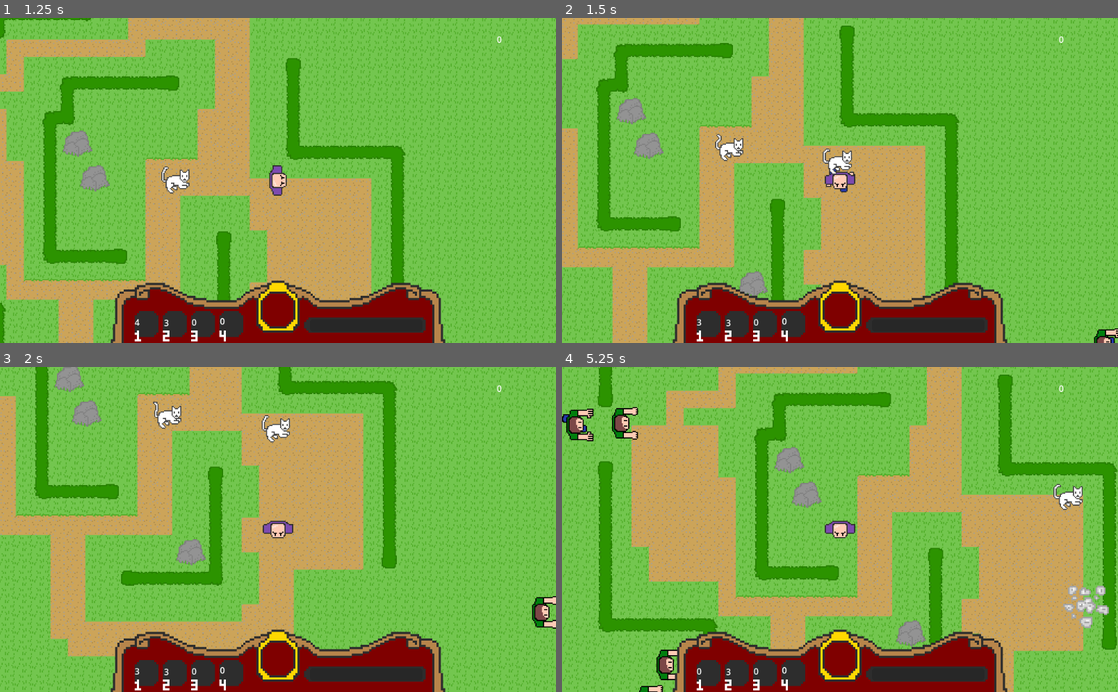
Above: before the commit, frames 1-4 (two rows, left to right).
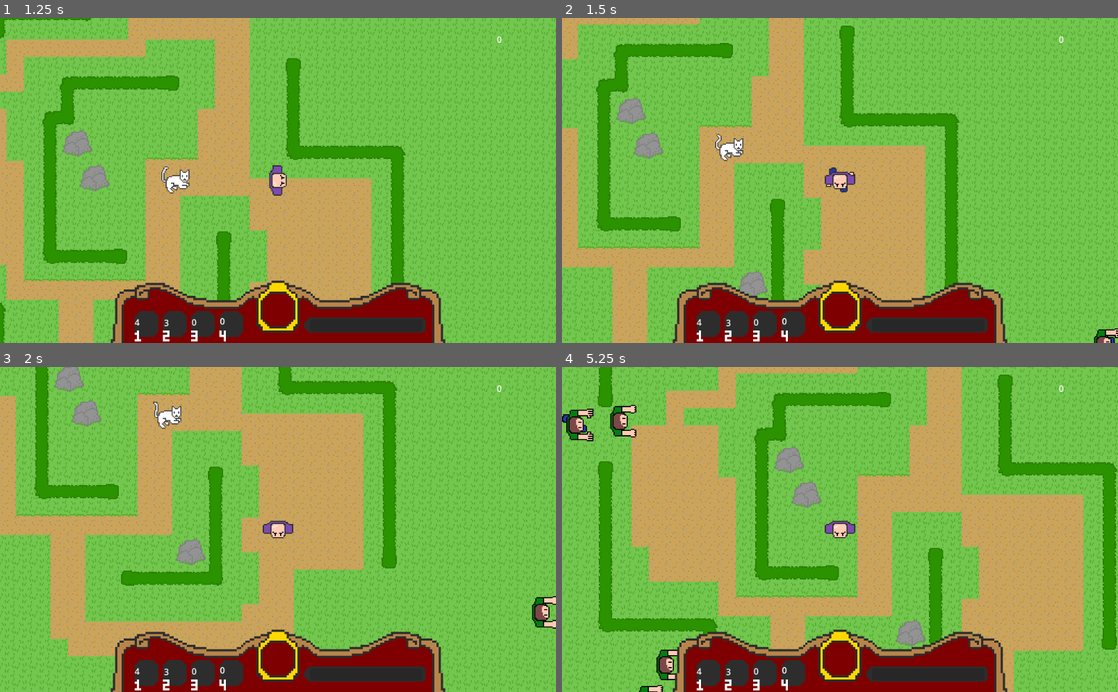
Above: after the commit, the same moments.

Repository: JessicaCC-gd/GGJ2024-2_4_1
Game: Godot game, scene res://level.tscn
The game is run twice, just before and just after one commit, with the same random seed, the same clock (stepped at 60 frames per second) and the same inputs.
Inputs:
- Up to frame 1 (1.25 s): tap Enter at 0.5 s; hold Right (move_right) from 0.53 s (still down); tap 1 (action_1) at 0.6 s
- Up to frame 2 (1.5 s): release Right (move_right) at 1.28 s; hold Down (move_down) from 1.28 s (still down); tap 1 (action_1) at 1.35 s
- Up to frame 3 (2 s): keep holding Down (move_down)
- Up to frame 4 (5.25 s): release Down (move_down) at 2.03 s; hold Right (move_right) 2.03-2.78 s; tap 2 (action_2) at 2.1, 4.35 s; tap 1 (action_1) at 2.3, 2.85, 3.6, 4.55, 5.1 s; hold Up (move_up) 2.78-3.53 s; hold Left (move_left) 3.53-5.03 s; hold Down (move_down) from 5.03 s (still down)

Frame 1 is identical in both runs. In frame 2, 0.3% of the frame differs, in the area x 24-53%, y 40-95%; in frame 3, 0.3%; in frame 4, 1.0%, in the area x 8-99%, y 11-95%.

Commit message:
cat cooldown

Diff:
--- a/enemy.tscn
+++ b/enemy.tscn
@@ -57,19 +57,31 @@
 }]
 
 [sub_resource type="CircleShape2D" id="CircleShape2D_pe2hc"]
-radius = 16.0
+radius = 41.0122
+
+[sub_resource type="CapsuleShape2D" id="CapsuleShape2D_cla8n"]
+height = 28.0
 
 [node name="enemy" type="CharacterBody2D"]
-collision_layer = 2
-collision_mask = 7
 script = ExtResource("1_r2d8k")
 
 [node name="AnimatedSprite2D" type="AnimatedSprite2D" parent="."]
 sprite_frames = SubResource("SpriteFrames_3l6sg")
 animation = &"walk"
 
-[node name="CollisionShape2D" type="CollisionShape2D" parent="."]
+[node name="Area2D" type="Area2D" parent="."]
+collision_layer = 7
+collision_mask = 7
+
+[node name="CollisionShape2D" type="CollisionShape2D" parent="Area2D"]
+z_index = -1
 shape = SubResource("CircleShape2D_pe2hc")
 
 [node name="RayCast2D" type="RayCast2D" parent="."]
-target_position = Vector2(-45, 11)
+
+[node name="CollisionShape2D" type="CollisionShape2D" parent="."]
+rotation = 1.5708
+shape = SubResource("CapsuleShape2D_cla8n")
+
+[connection signal="body_entered" from="Area2D" to="." method="_on_area_2d_body_entered"]
+[connection signal="body_exited" from="Area2D" to="." method="_on_area_2d_body_exited"]
--- a/player.gd
+++ b/player.gd
@@ -14,14 +14,19 @@
 var cat_scene = preload("res://cat.tscn")
 var no_cats = 5
 var no_tea = 3
+var cat_cooldown_active = false
+var cat_cooldown_timer = Timer.new()
 
 func drop_scent():
 	if len(trail) >= max_trail_count:
 		trail.pop_front()
 	trail.push_back(global_position)
 
-
 func _ready():
+	cat_cooldown_timer.wait_time = 10.0
+	cat_cooldown_timer.one_shot = true
+	cat_cooldown_timer.timeout.connect(reactivate_cat)
+	add_child(cat_cooldown_timer)
 	scent_timer.wait_time = 1.0
 	scent_timer.timeout.connect(drop_scent)
 	add_child(scent_timer)
@@ -50,15 +55,19 @@
 				var dir = col.get_collider().global_position.direction_to(self.global_position)
 				col.get_collider().position -= dir * force * delta
 
-	if Input.is_action_just_pressed("action_1") && no_cats > 0:
+	if Input.is_action_just_pressed("action_1") && no_cats > 0 && cat_cooldown_active == false:
 		var cat = cat_scene.instantiate()
 		cat.position = position
 		no_cats -= 1
 		get_parent().add_child(cat)
+		cat_cooldown_active = true
+		cat_cooldown_timer.start()
 	if Input.is_action_just_pressed("action_2") && no_tea > 0 && laughter_meter > 0:
 		laughter_meter = max(laughter_meter - 10, 0)
 		no_tea -= 1
 
+func reactivate_cat():
+	cat_cooldown_active = false
 
 func player_animation(input_dir):
 	if input_dir.x != 0 || input_dir.y != 0:
Not shown: 1 places in cat.tscn that only renumber resources
Not shown: 1 places in enemy.tscn that only renumber resources
